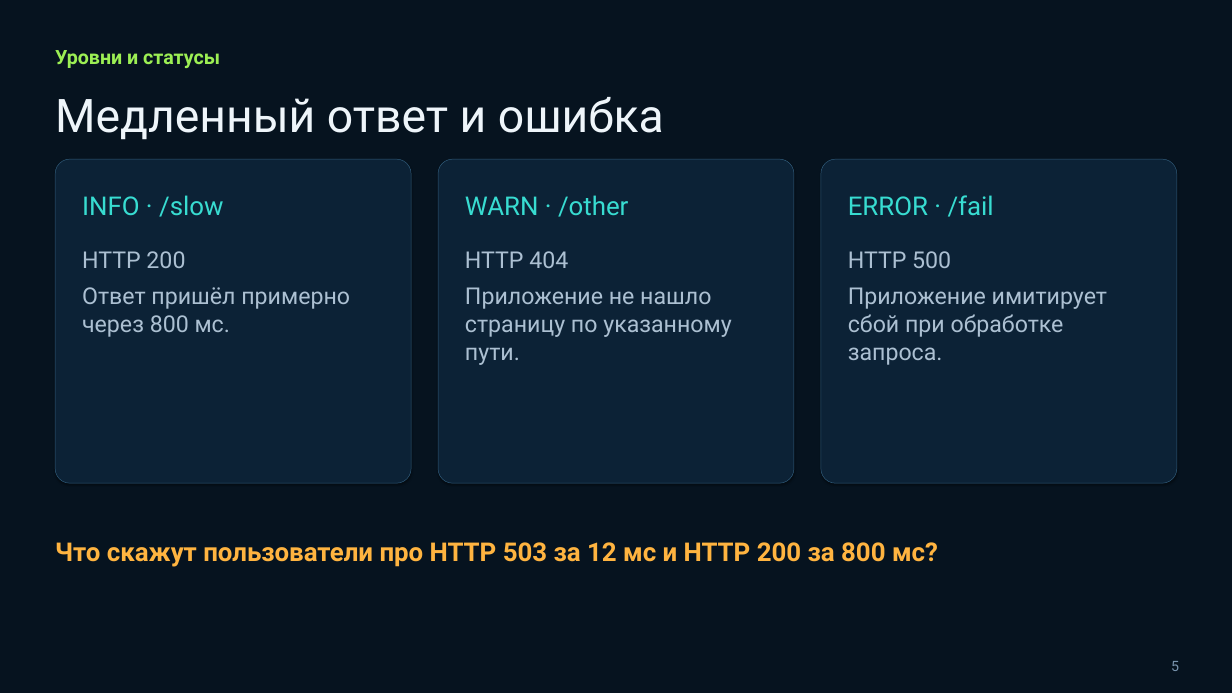
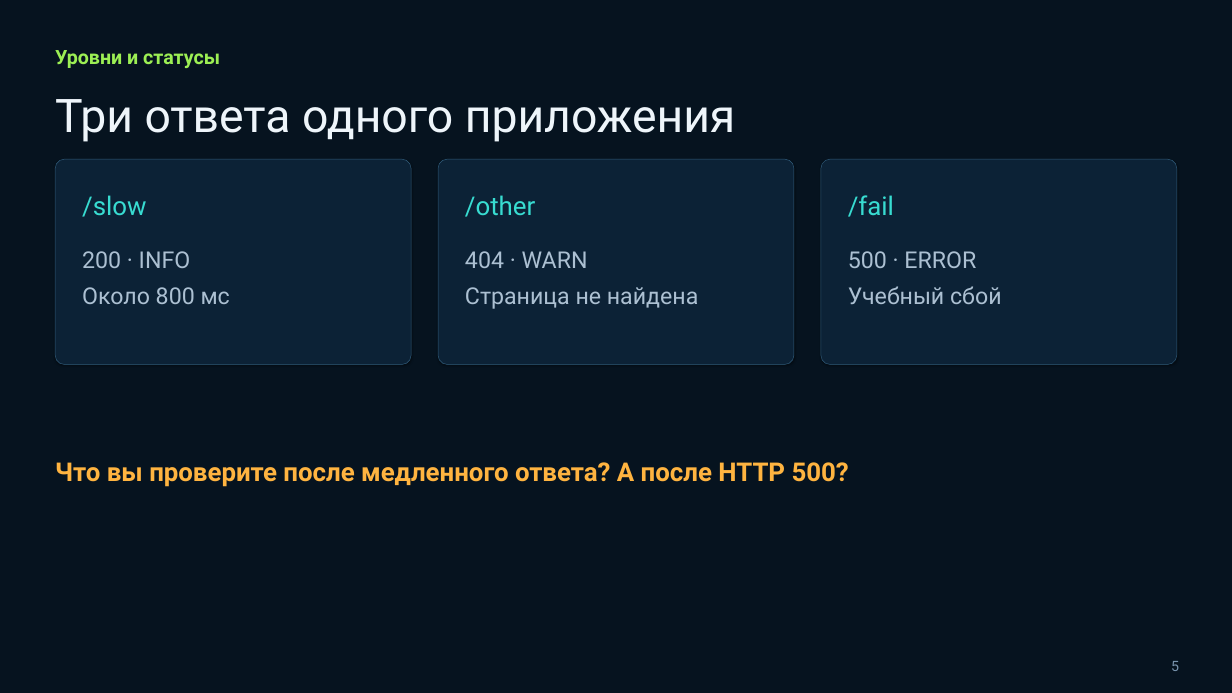
Before and after one commit to tenroman1-design/devops-lab, a slide deck: slide 5 of lesson16/Занятие 16 — Централизованное логирование.pptx. Drawn at 1232x693 pixels with LibreOffice and Linux fonts; fonts in the diff are those of the drawing. Boxes give left, top, right and bottom in pixels: in the first picture for what was removed or moved away, otherwise in the second. Text is boxed around its words. In the diff, an @@ line names an element or a change of style, - is before the commit and + after.

```diff
--- a/lesson16/Занятие 16 — Централизованное логирование.pptx
+++ b/lesson16/Занятие 16 — Централизованное логирование.pptx
@@ text at [55,99,736,142]: text changed @@
-Медленный ответ и ошибка
+Три ответа одного приложения
@@ rounded rectangle: place and size @@
-rounded rectangle at [55,159,411,483]
+rounded rectangle at [55,159,411,364]
@@ rounded rectangle: place and size @@
-rounded rectangle at [438,159,794,483]
+rounded rectangle at [438,159,794,364]
@@ rounded rectangle: place and size @@
-rounded rectangle at [821,159,1177,483]
+rounded rectangle at [821,159,1177,364]
@@ text at [82,195,146,217]: text changed @@
-INFO · /slow
+/slow
@@ text at [465,195,535,217]: text changed @@
-WARN · /other
+/other
@@ text at [848,195,894,217]: text changed @@
-ERROR · /fail
+/fail
@@ text at [82,251,230,304]: text changed @@
-HTTP 200
-Ответ пришёл примерно через 800 мс.
+200 · INFO
+Около 800 мс
@@ text at [465,251,699,309]: text changed @@
-HTTP 404
-Приложение не нашло страницу по указанному пути.
+404 · WARN
+Страница не найдена
@@ text at [848,251,1002,304]: text changed @@
-HTTP 500
-Приложение имитирует сбой при обработке запроса.
+500 · ERROR
+Учебный сбой
@@ text at [55,462,849,487]: text changed @@
-Что скажут пользователи про HTTP 503 за 12 мс и HTTP 200 за 800 мс?
+Что вы проверите после медленного ответа? А после HTTP 500?
```
Also in this commit, not shown: 12 other slides changed, 1 slide added, 1 slide removed.
